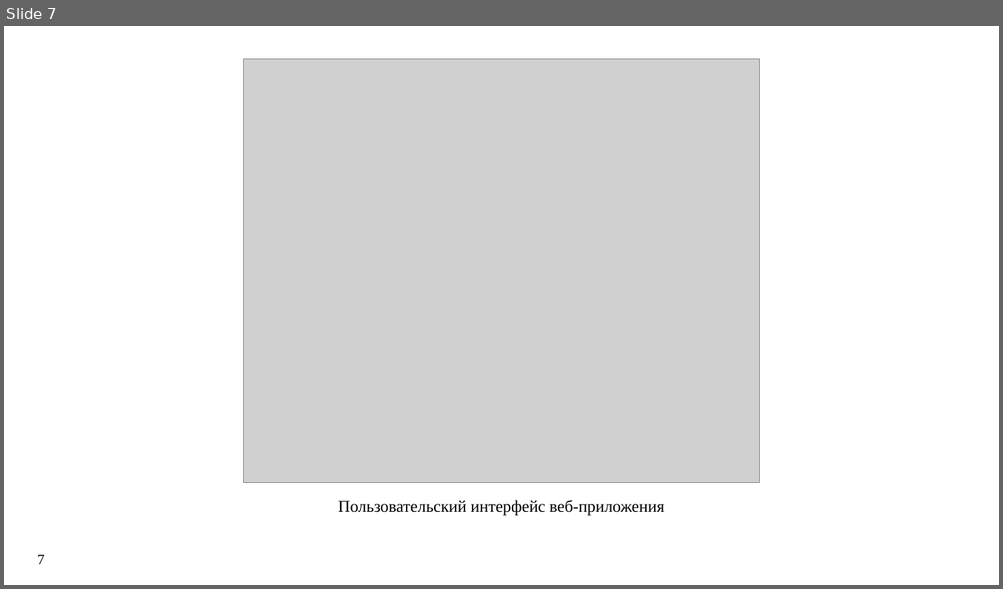
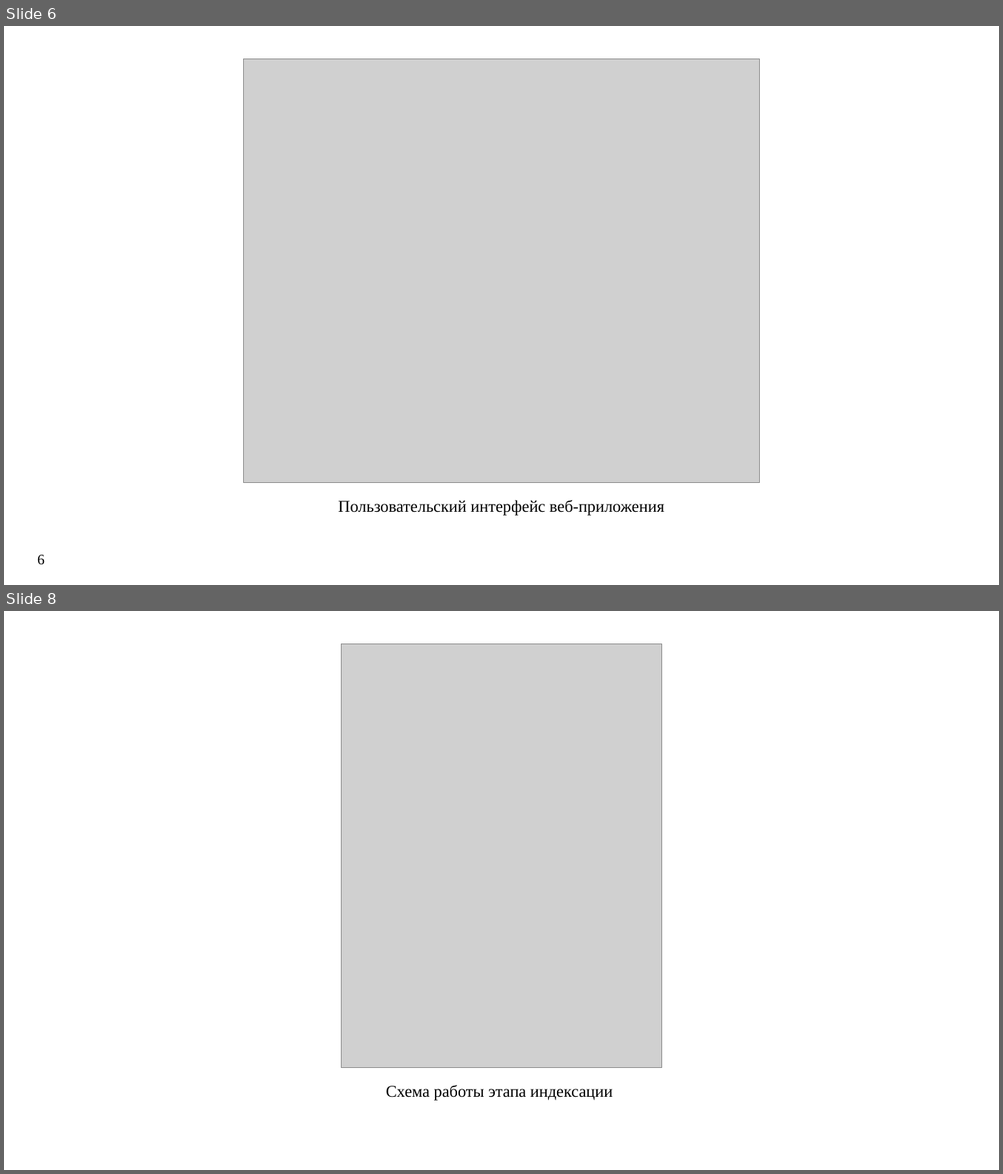
Before and after one commit to Syrenny/diploma-text, a slide deck: report_20.05/21930_Сыренный.pptx. Shown one above the other, each under a label of ours: slide 7 before the commit, slides 6 and 8 after it; the slides between them are not shown. The pictures are 1003x589 and 1003x1174 pixels, drawn with LibreOffice and Linux fonts; fonts in the diff are those of the drawing; grey boxes stand for pictures. Boxes give left, top, right and bottom in pixels: in the first picture for what was removed or moved away, otherwise in the second. Text is boxed around its words. In the diff, an @@ line names an element or a change of style, - is before the commit and + after.

```diff
--- a/report_20.05/21930_Сыренный.pptx
+++ b/report_20.05/21930_Сыренный.pptx
@@ slide 8 added at (4,611,999,1170), background #FFFFFF @@
@@ picture added at (341,644,662,1068) @@
@@ text added at (386,1085,612,1101), 16 pt, text #000000 @@
+Схема работы этапа индексации
@@ what was slide 7 is now slide 6 @@
@@ page number at (37,555,45,565): text changed @@
-7
+6
```
Also in this commit, not shown: 7 slides changed, 1 slide removed, 1 other file.
